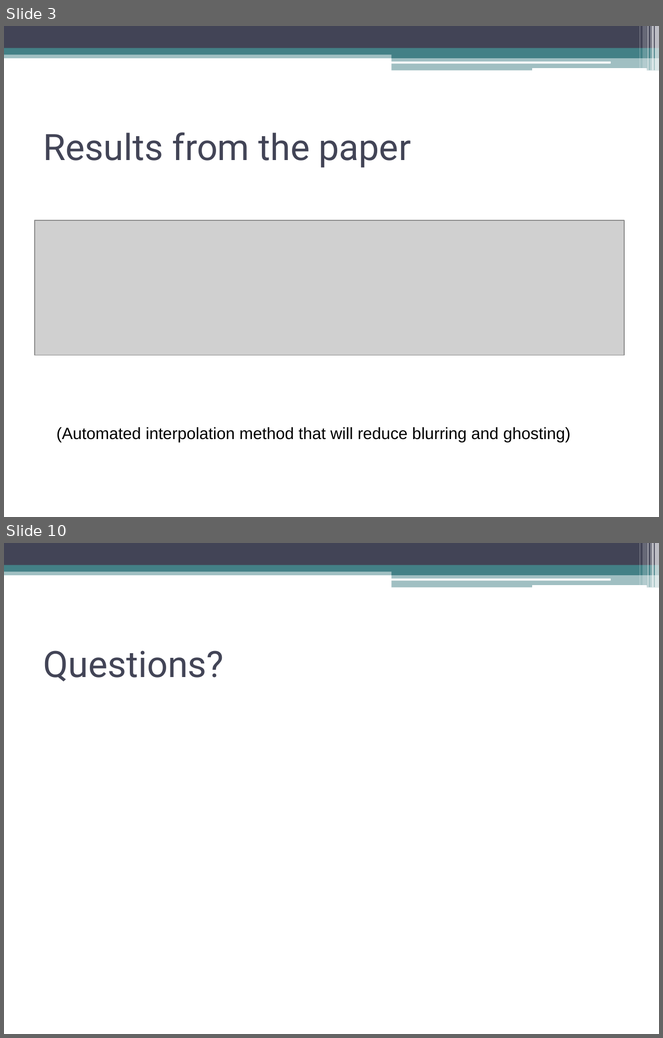
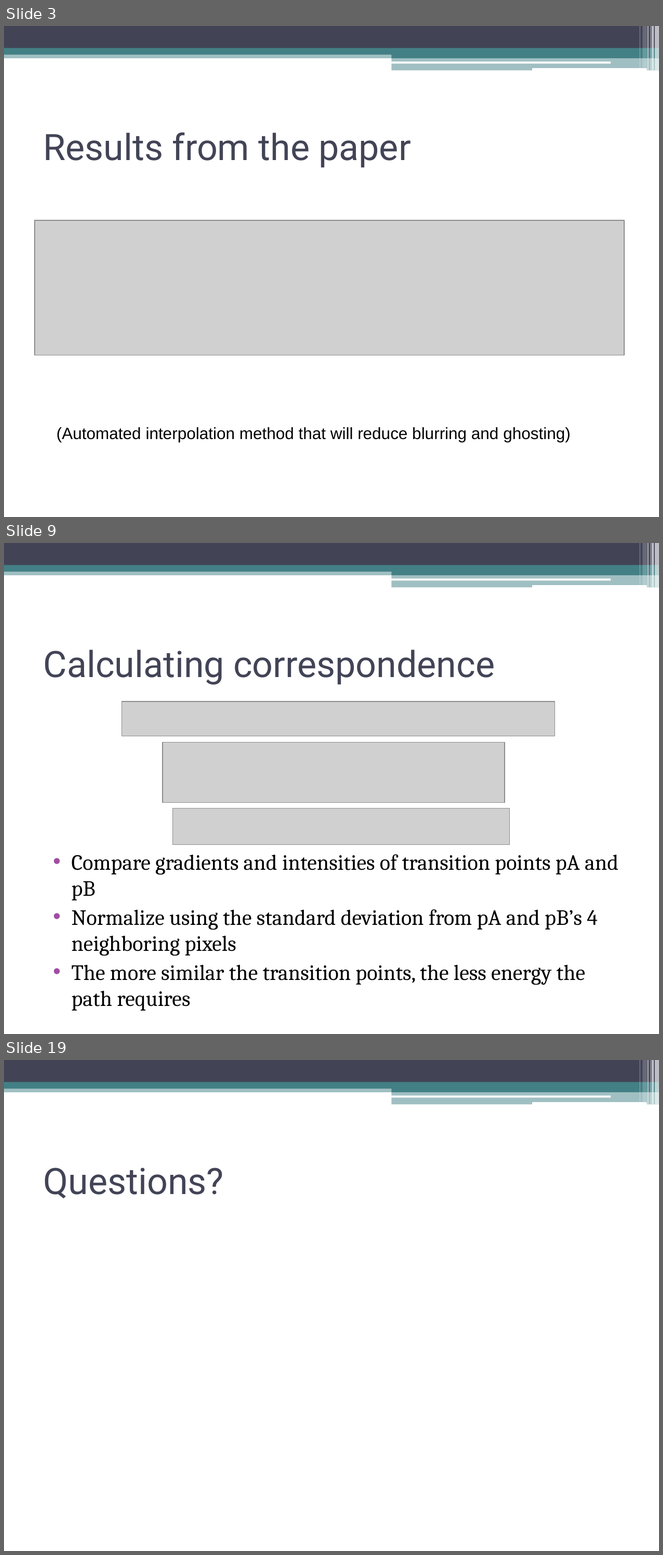
Before and after one commit to tmp0910/hmcinterpolation, a slide deck: FinalPresentation.ppt. Shown one above the other, each under a label of ours: slides 3 and 10 before the commit, slides 3, 9 and 19 after it; the slides between them are not shown. The pictures are 663x1038 and 663x1555 pixels, drawn with LibreOffice and Linux fonts; fonts in the diff are those of the drawing; grey boxes stand for pictures. Boxes give left, top, right and bottom in pixels: in the first picture for what was removed or moved away, otherwise in the second. Text is boxed around its words. In the diff, an @@ line names an element or a change of style, - is before the commit and + after.

```diff
--- a/FinalPresentation.ppt
+++ b/FinalPresentation.ppt
@@ slide 9 added at bbox=[4, 543, 659, 1034], background #FFFFFF; not listed: 13 template elements that a slide beside it also shows @@
@@ title added at bbox=[44, 650, 495, 685], 40 pt, text #424456 @@
+Calculating correspondence
@@ picture added at bbox=[122, 702, 555, 736] @@
@@ picture added at bbox=[163, 743, 505, 803] @@
@@ picture added at bbox=[173, 808, 510, 845] @@
@@ text added at bbox=[72, 854, 619, 986], 24 pt, text #000000 @@
+• Compare gradients and intensities of transition points pA and pB
+• Normalize using the standard deviation from pA and pB’s 4 neighboring pixels
+• The more similar the transition points, the less energy the path requires
@@ what was slide 10 is now slide 19 @@
```
Also in this commit, not shown: 2 slides changed, 12 other slides added, 4 slides removed, 1 other file.
